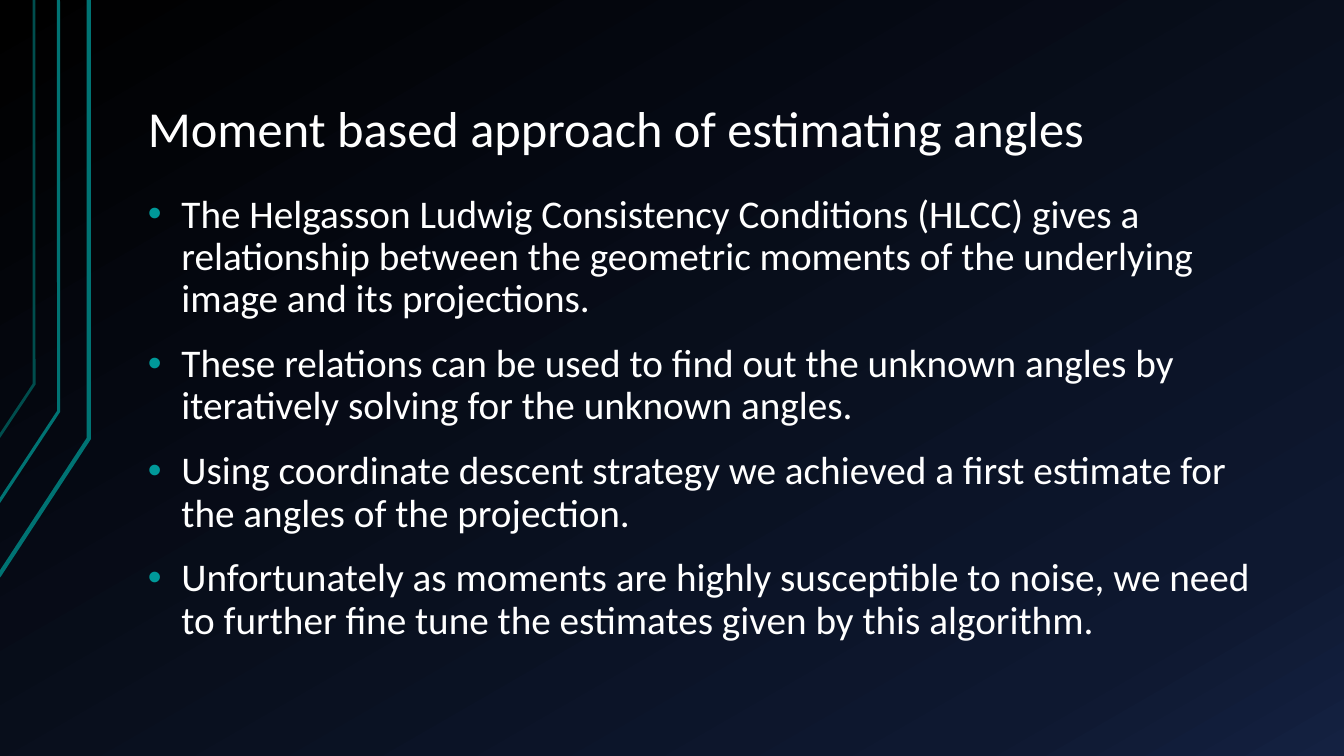
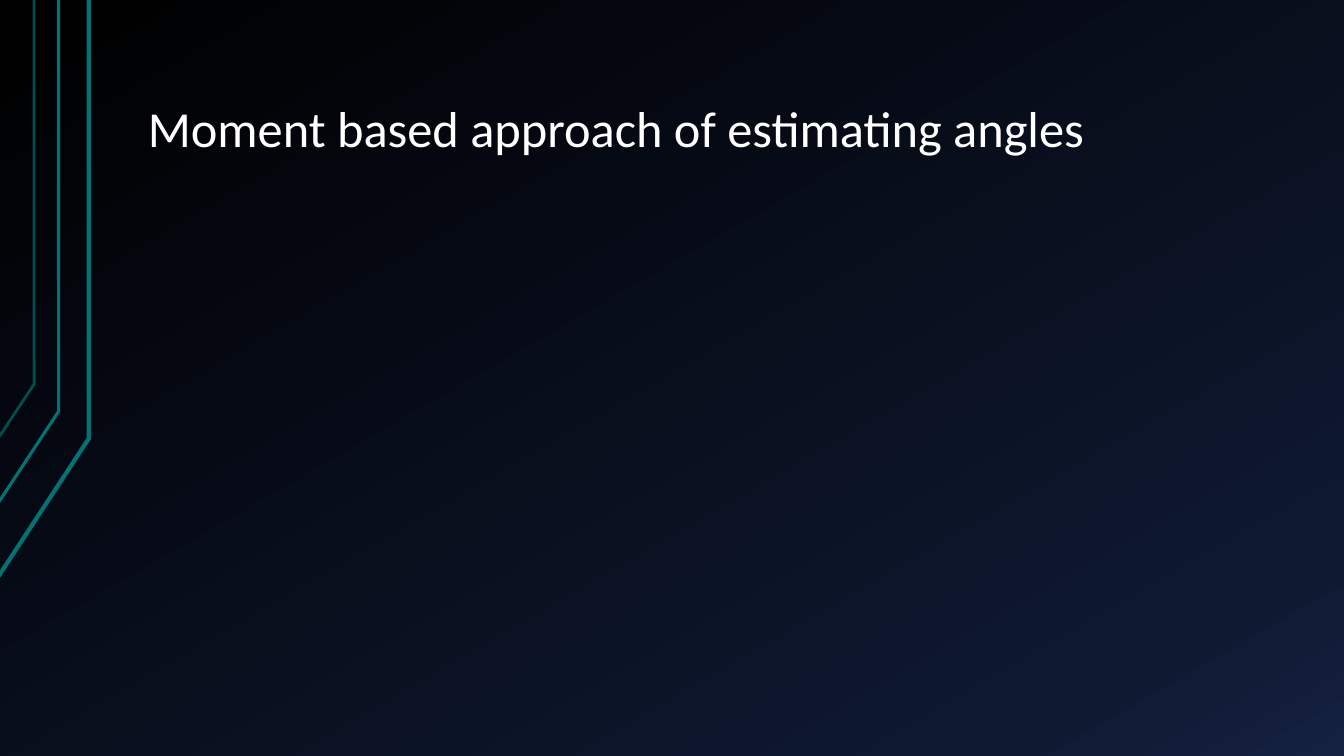
Before and after one commit to arunabh98/Noise-and-Outlier-Resistant-Tomographic-Reconstruction-under-Unknown-Viewing-Parameters, a slide deck: slide 5 of results/RnD Presentation.pptx (slide 3 before the commit). Drawn at 1344x756 pixels with LibreOffice and Linux fonts; fonts in the diff are those of the drawing; grey boxes stand for pictures. Boxes give left, top, right and bottom in pixels: in the first picture for what was removed or moved away, otherwise in the second. Text is boxed around its words. In the diff, an @@ line names an element or a change of style, - is before the commit and + after.

```diff
--- a/results/RnD Presentation.pptx
+++ b/results/RnD Presentation.pptx
@@ text removed at (181, 199, 1249, 641) @@
-• The Helgasson Ludwig Consistency Conditions (HLCC) gives a relationship between the geometric moments of the underlying image and its projections.
-• These relations can be used to find out the unknown angles by iteratively solving for the unknown angles.
-• Using coordinate descent strategy we achieved a first estimate for the angles of the projection.
-• Unfortunately as moments are highly susceptible to noise, we need to further fine tune the estimates given by this algorithm.
```
Also in this commit, not shown: 8 other slides changed, 9 slides added, 1 slide removed, 11 other files.
